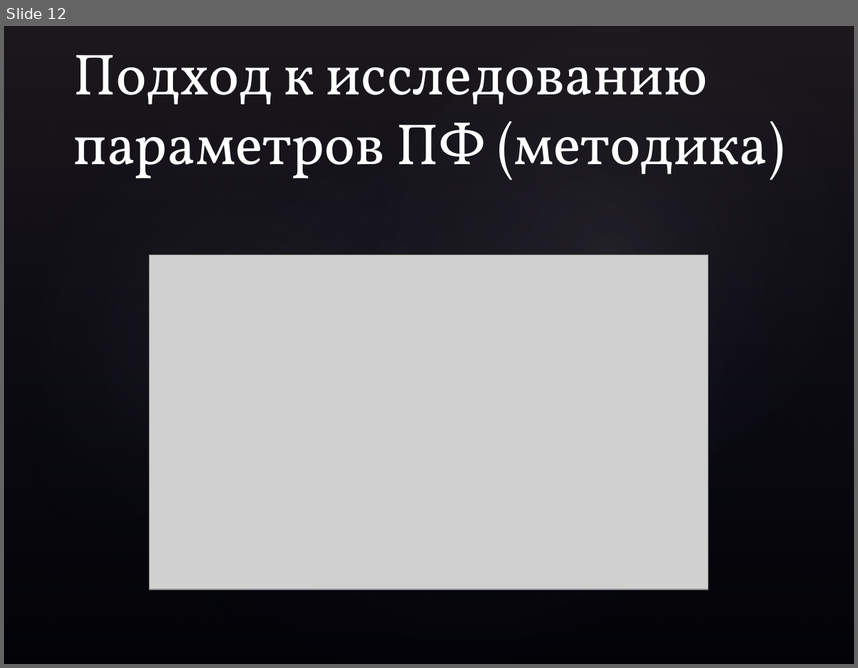
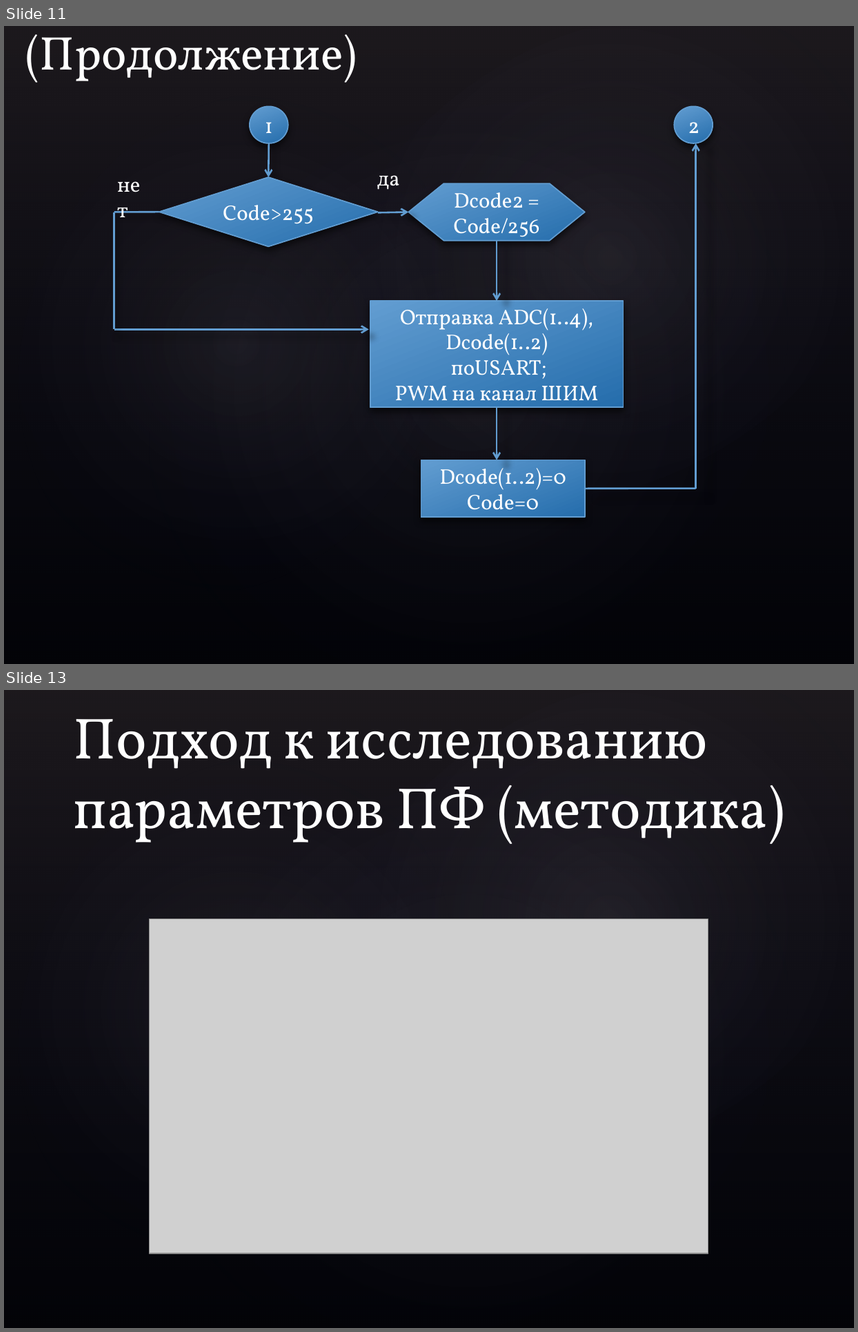
Before and after one commit to neKonferenciya/LabWork, a slide deck: Тексты/Презентация.pptx. Shown one above the other, each under a label of ours: slide 12 before the commit, slides 11 and 13 after it; the slides between them are not shown. The pictures are 858x668 and 858x1332 pixels, drawn with LibreOffice and Linux fonts; fonts in the diff are those of the drawing; grey boxes stand for pictures; background and template pictures are left out. Boxes give left, top, right and bottom in pixels: in the first picture for what was removed or moved away, otherwise in the second. Text is boxed around its words. In the diff, an @@ line names an element or a change of style, - is before the commit and + after.

```diff
--- a/Тексты/Презентация.pptx
+++ b/Тексты/Презентация.pptx
@@ slide 11 added at (x1=4, y1=26, x2=854, y2=664), background picture (left out); not listed: 4 template elements that a slide beside it also shows @@
@@ title added at (x1=25, y1=34, x2=357, y2=83), 40 pt, text #FFFFFF @@
+(Продолжение)
@@ ellipse added at (x1=250, y1=106, x2=288, y2=143), fill gradient #629DD1 to #256DAD, outline #629DD1 1 pt, 18 pt, text #FFFFFF @@
+1
@@ ellipse added at (x1=674, y1=106, x2=712, y2=143), fill gradient #629DD1 to #256DAD, outline #629DD1 1 pt, 18 pt, text #FFFFFF @@
+2
@@ arrow added from (269, 143) to (268, 177), #629DD1 1.5 pt @@
@@ arrow added from (696, 488) to (696, 143), #629DD1 1.5 pt @@
@@ text added at (x1=109, y1=166, x2=159, y2=201), 18 pt, text #FFFFFF @@
+нет
@@ diamond added at (x1=159, y1=177, x2=377, y2=246), fill gradient #629DD1 to #256DAD, outline #629DD1 1 pt, 18 pt, text #FFFFFF @@
+Code>255
@@ text added at (x1=377, y1=175, x2=400, y2=190), 18 pt, text #FFFFFF @@
+да
@@ flow chart preparation added at (x1=408, y1=183, x2=584, y2=240), fill gradient #629DD1 to #256DAD, outline #629DD1 1 pt, 18 pt, text #FFFFFF @@
+Dcode2 = Code/256
@@ line added from (159, 212) to (114, 212), #629DD1 1.5 pt @@
@@ line added from (114, 212) to (114, 330), #629DD1 1.5 pt @@
@@ arrow added from (378, 212) to (408, 212), #629DD1 1.5 pt @@
@@ arrow added from (497, 240) to (497, 301), #629DD1 1.5 pt @@
@@ rectangle added at (x1=370, y1=301, x2=624, y2=407), fill gradient #629DD1 to #256DAD, outline #629DD1 1 pt, 18 pt, text #FFFFFF @@
+Отправка ADC(1..4), Dcode(1..2)
+поUSART;
+PWM на канал ШИМ
@@ arrow added from (114, 330) to (369, 330), #629DD1 1.5 pt @@
@@ arrow added from (497, 407) to (497, 459), #629DD1 1.5 pt @@
@@ rectangle added at (x1=421, y1=459, x2=586, y2=517), fill gradient #629DD1 to #256DAD, outline #629DD1 1 pt, 18 pt, text #FFFFFF @@
+Dcode(1..2)=0
+Code=0
@@ line added from (584, 488) to (696, 488), #629DD1 1.5 pt @@
@@ what was slide 12 is now slide 13 @@
```
Also in this commit, not shown: 7 slides changed, 2 other slides added, 17 other files.
